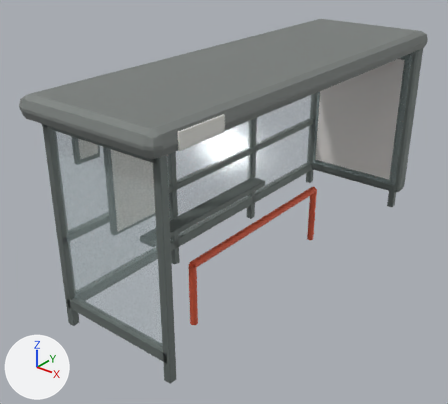
Renders of the glTF model public/assets/models/bus-shelter/preston-bus-shelter.glb from each side of a commit.
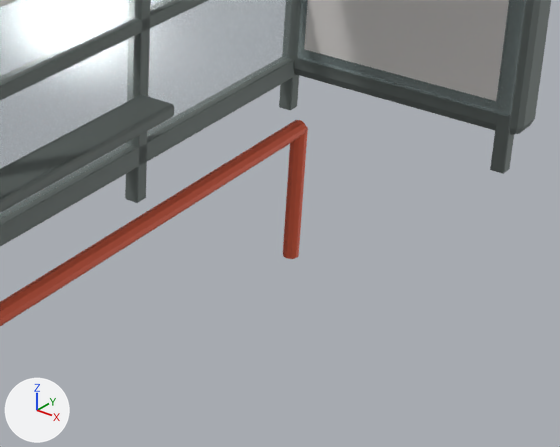
The first picture shows the older version from a camera (50 mm lens) standing at (3.92, -5.59, 4.05) and looking at (-0.22, -0.42, 0.84). The close-ups show the older and then the newer version on the part from 44% to 92% of the width and 35% to 77% of the height of that picture. Only the edits that show in the close-ups are written down. Lighting does not change. The marker at lower left points along +X, +Y and +Z. Where no turn or scale is listed for an object, it has been applied to the vertices.

In view in the first close-up: 'BUSSTOP_AdvertGlass', 'BUSSTOP_AdvertHousing_Outer', 'BUSSTOP_Advert_DecalSurface', 'BUSSTOP_BenchRail_Horizontal', 'BUSSTOP_BenchRail_RightLeg', 'BUSSTOP_Bench_Perch', 'BUSSTOP_Frame_RearRail_028', 'BUSSTOP_Frame_RearRail_103', 'BUSSTOP_Frame_RearUpright_03', 'BUSSTOP_Frame_RightFrontUpright', 'BUSSTOP_Glass_Rear02', 'BUSSTOP_Glass_Rear03' and 2 more.
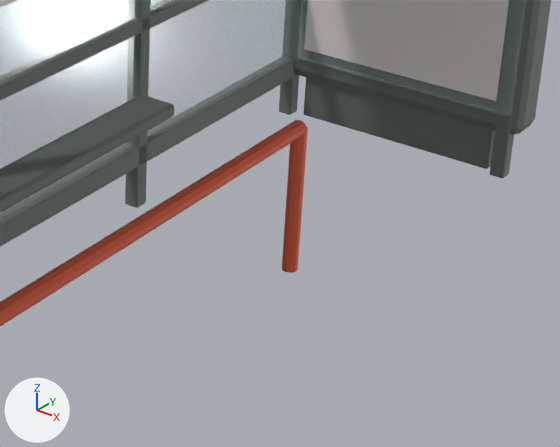
Where the newer file only moved an object's origin or applied its transform, the numbers keep the older frame.

Boxes [x1, y1, x2, y2] around the edits, measured in the close-ups (560 x 447 px):
```json
{"object": "BUSSTOP_AdvertHousing_Plinth", "change": "added", "after": [304, 77, 495, 169]}
```

Scene script edits in JSON lines:
```json
{"op": "add", "block": "me_busstop_adverthousing_plinth_mesh", "code": ["me_busstop_adverthousing_plinth_mesh = bpy.data.meshes.new('BUSSTOP_AdvertHousing_Plinth_Mesh')", "me_busstop_adverthousing_plinth_mesh.from_pydata(...)  # 56 vertices, 108 faces; spans x -0.61..0.61, y -0.09..0.09, z -0.14..0.14", "me_busstop_adverthousing_plinth_mesh.materials.append(mat_mat_busstop_darkmetal_placeholder)  # grey #79817e"]}
{"op": "add", "block": "ob_busstop_adverthousing_plinth", "code": ["ob_busstop_adverthousing_plinth = bpy.data.objects.new('BUSSTOP_AdvertHousing_Plinth', me_busstop_adverthousing_plinth_mesh)", "ob_busstop_adverthousing_plinth.location = (0.01, 2.47, 0.11)"]}
```
